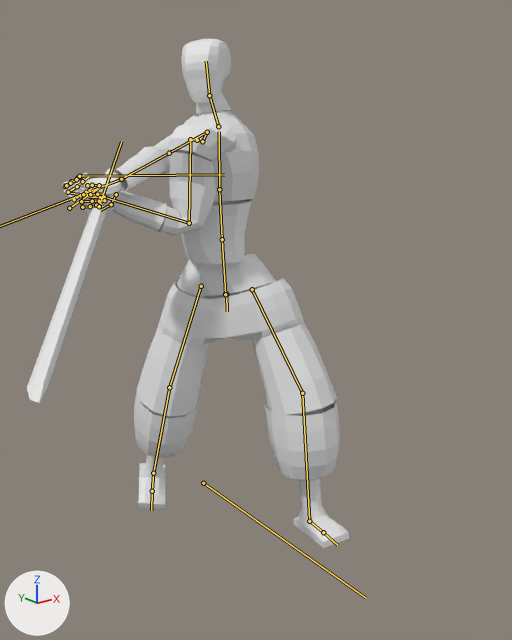
An edit to the FBX model Assets/Models/Yamishin/Yamishin.fbx, drawn before and after from the same camera.
Both versions are drawn from a camera (50 mm lens) standing at (-1.57, -2.58, 1.63) and looking at (-0.28, -0.97, 0.99). Arrows for +X, +Y and +Z are at lower left; the lights stay in place. Both versions are drawn at frame 26 of the action 'Armature|Yamishin|Attack3'; the numbers are the values there. The bones that bend it are drawn over the model as lines.

The first picture shows 'Proxy'.
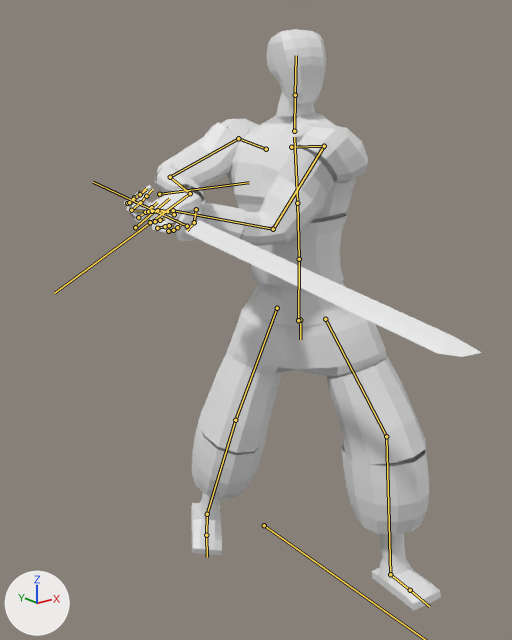
What differs and where, as boxes [x1, y1, x2, y2] in the pictures (512 x 640 px):
'Proxy', posed (11% wider, 14% taller): before [27, 39, 349, 548]; after [125, 29, 482, 611]
bone 'Hips', root to tip: before (226, 294) to (227, 311); after (300, 320) to (300, 339)
bone 'Spine', root to tip: before (225, 294) to (222, 239); after (298, 320) to (299, 259)
bone 'Arm.L', root to tip: before (190, 139) to (189, 223); after (324, 146) to (273, 229)
bone 'Forearm.L', root to tip: before (189, 223) to (104, 197); after (273, 229) to (173, 210)
bone 'Arm.R', root to tip: before (207, 132) to (169, 153); after (238, 138) to (170, 177)
bone 'Forearm.R', root to tip: before (169, 153) to (121, 179); after (170, 177) to (190, 193)
bone 'Leg.L', root to tip: before (252, 289) to (302, 393); after (325, 319) to (386, 436)
bone 'Leg.R', root to tip: before (201, 286) to (169, 387); after (277, 308) to (235, 420)

The change, as a diff of the scene's bpy script:
```diff
--- a/Assets/Models/Yamishin/Yamishin.fbx.py
+++ b/Assets/Models/Yamishin/Yamishin.fbx.py
@@ bone_root @@
 bone_root = bpy.data.objects['Armature'].pose.bones['Root']
-bone_root.location = (0.001, 0.375, 0.001)
+bone_root.location = (0.001, 0.8, 0.001)
@@ bone_hips @@
 bone_hips = bpy.data.objects['Armature'].pose.bones['Hips']  # child of 'Master'
-bone_hips.rotation_quaternion = (0.891, -0.002, 0.455, -0.012)  # degrees (-1, 54, -2)
+bone_hips.rotation_quaternion = (0.774, -0.002, 0.633, -0.016)  # degrees (-7, 78, -8)
@@ bone_spine @@
 bone_spine = bpy.data.objects['Armature'].pose.bones['Spine']  # child of 'Hips'
-bone_spine.rotation_quaternion = (0.921, 0.002, -0.388, 0.019)  # degrees (-1, -46, 3)
+bone_spine.rotation_quaternion = (0.982, -0.001, 0.188, -0.007)  # degrees (0, 22, -1)
@@ bone_arm_l @@
 bone_arm_l = bpy.data.objects['Armature'].pose.bones['Arm.L']  # child of 'Shoulder.L'
-bone_arm_l.rotation_quaternion = (-0.869, 0.469, -0.112, 0.108)  # degrees (-58, 5, -17)
+bone_arm_l.rotation_quaternion = (-0.726, 0.336, -0.314, 0.512)  # degrees (-54, 6, -74)
@@ bone_forearm_l @@
 bone_forearm_l = bpy.data.objects['Armature'].pose.bones['Forearm.L']  # child of 'Arm.L'
-bone_forearm_l.rotation_quaternion = (0.674, 0.584, 0.0, -0.453)  # degrees (68, 32, -46)
+bone_forearm_l.rotation_quaternion = (0.873, 0.385, 0.0, -0.299)  # degrees (44, 13, -32)
@@ bone_arm_r @@
 bone_arm_r = bpy.data.objects['Armature'].pose.bones['Arm.R']  # child of 'Shoulder.R'
-bone_arm_r.rotation_quaternion = (0.252, 0.067, -0.367, 0.893)  # degrees (-41, -18, 155)
+bone_arm_r.rotation_quaternion = (0.653, 0.018, -0.579, 0.488)  # degrees (-59, -51, 103)
@@ bone_forearm_r @@
 bone_forearm_r = bpy.data.objects['Armature'].pose.bones['Forearm.R']  # child of 'Arm.R'
-bone_forearm_r.rotation_quaternion = (0.996, -0.071, 0.0, -0.055)  # degrees (-8, 0, -6)
+bone_forearm_r.rotation_quaternion = (0.854, 0.411, 0.0, 0.319)  # degrees (47, -15, 34)
@@ bone_leg_l @@
 bone_leg_l = bpy.data.objects['Armature'].pose.bones['Leg.L']  # child of 'Hips'
-bone_leg_l.rotation_quaternion = (0.909, -0.143, -0.341, -0.191)  # degrees (-10, -42, -20)
+bone_leg_l.rotation_quaternion = (0.817, -0.061, -0.522, -0.236)  # degrees (18, -62, -43)
@@ bone_leg_r @@
 bone_leg_r = bpy.data.objects['Armature'].pose.bones['Leg.R']  # child of 'Hips'
-bone_leg_r.rotation_quaternion = (0.967, -0.019, -0.227, 0.11)  # degrees (-6, -26, 14)
+bone_leg_r.rotation_quaternion = (0.901, -0.088, -0.41, 0.11)  # degrees (-21, -46, 23)
```
